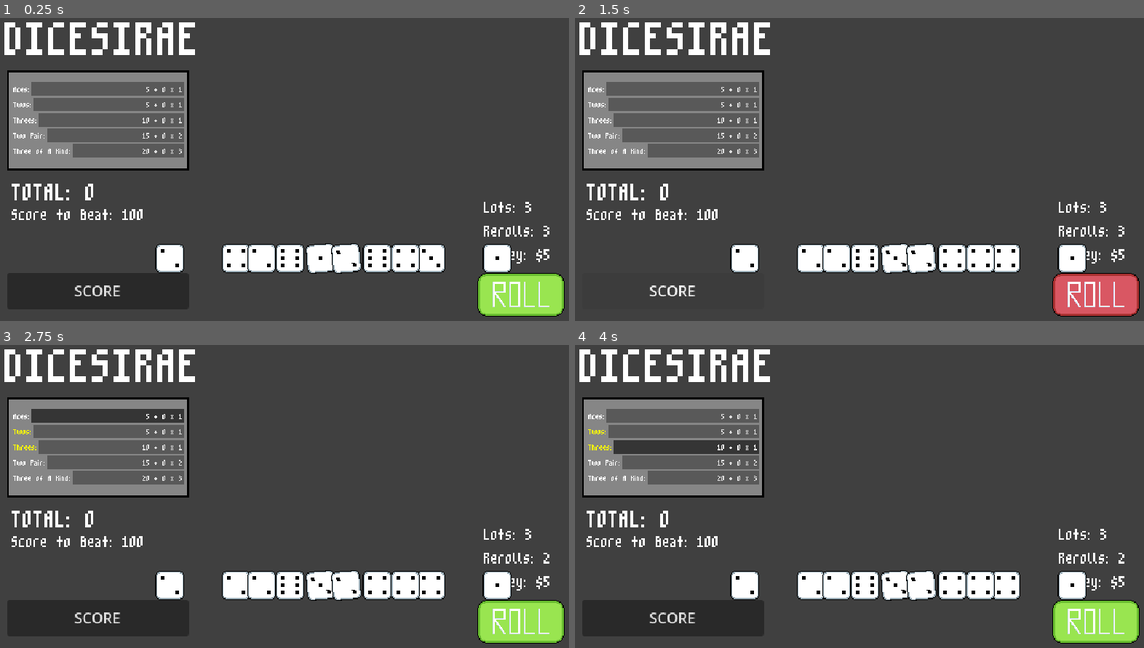
Above: before the commit, frames 1-4 (two rows, left to right).
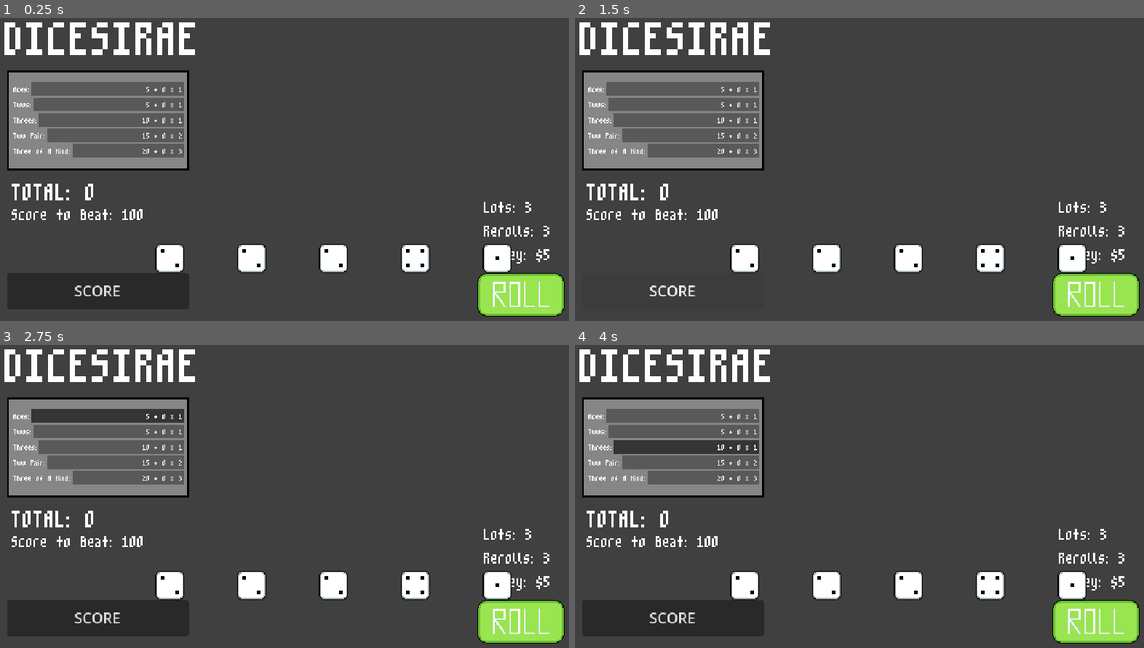
Above: after the commit, the same moments.

Repository: xander6424/DICESIRAE
Game: Godot game, scene res://scenes/main.tscn
Same seed, same stepped clock (60 frames per second), same inputs: the game is played once before the commit and once after it.
Inputs (mouse positions are in pixels of both pictures, inside the frame that each line leads up to):
- Up to frame 1 (0.25 s): no input
- Up to frame 2 (1.5 s): click (1098, 293) at 0.5 s; click "SCORE" at 1.25 s
- Up to frame 3 (2.75 s): click "5 + 0 x 1" at 2 s
- Up to frame 4 (4 s): click "5 + 0 x 1" at 2.75 s; click "10 + 0 x 1" at 3.5 s

The runs differ from the first frame. In frame 1, 2.6% of the frame differs, in the area x 39-79%, y 74-85%; in frame 2, 4.5%, in the area x 39-100%, y 74-99%; in frame 3, 2.7%; in frame 4, 2.7%.
Error in both runs: Invalid access to property or key 'pressed' on a base object of type 'null instance'. (res://scripts/dice.gd:32)

Commit message:
Removed Default Dice
Removed the 5 default dice used in playing the game to hopefully generate new ones.

Diff:
--- a/scenes/main.tscn
+++ b/scenes/main.tscn
@@ -107,20 +107,6 @@
 script = ExtResource("3_ya4ey")
 dice_scene = ExtResource("2_h2yge")
 
-[node name="Dice1" parent="DiceHand" unique_id=732832586 instance=ExtResource("2_h2yge")]
-position = Vector2(-96, 0)
-
-[node name="Dice2" parent="DiceHand" unique_id=1615588097 instance=ExtResource("2_h2yge")]
-position = Vector2(-48, 0)
-
-[node name="Dice3" parent="DiceHand" unique_id=390506587 instance=ExtResource("2_h2yge")]
-
-[node name="Dice4" parent="DiceHand" unique_id=100785189 instance=ExtResource("2_h2yge")]
-position = Vector2(48, 0)
-
-[node name="Dice5" parent="DiceHand" unique_id=308140988 instance=ExtResource("2_h2yge")]
-position = Vector2(96, 0)
-
 [node name="RollButton" type="TextureButton" parent="." unique_id=1066270165]
 unique_name_in_owner = true
 offset_left = 528.0
@@ -170,16 +156,6 @@
 visible = false
 
 [connection signal="_reset_scorecard" from="." to="Scorecard" method="_reset_scorecard"]
-[connection signal="_save_button_pressed" from="." to="DiceHand/Dice1" method="_save_button_pressed"]
-[connection signal="_save_button_pressed" from="." to="DiceHand/Dice2" method="_save_button_pressed"]
-[connection signal="_save_button_pressed" from="." to="DiceHand/Dice3" method="_save_button_pressed"]
-[connection signal="_save_button_pressed" from="." to="DiceHand/Dice4" method="_save_button_pressed"]
-[connection signal="_save_button_pressed" from="." to="DiceHand/Dice5" method="_save_button_pressed"]
 [connection signal="_update_labels" from="." to="Scorecard" method="_update_labels"]
 [connection signal="_update_scorecard" from="." to="Scorecard" method="_update_scorecard"]
-[connection signal="_update_round_status" from="DiceHand/Dice1" to="." method="_update_round_status"]
-[connection signal="_update_round_status" from="DiceHand/Dice2" to="." method="_update_round_status"]
-[connection signal="_update_round_status" from="DiceHand/Dice3" to="." method="_update_round_status"]
-[connection signal="_update_round_status" from="DiceHand/Dice4" to="." method="_update_round_status"]
-[connection signal="_update_round_status" from="DiceHand/Dice5" to="." method="_update_round_status"]
 [connection signal="_update_round_status" from="Scorecard" to="." method="_update_round_status"]
